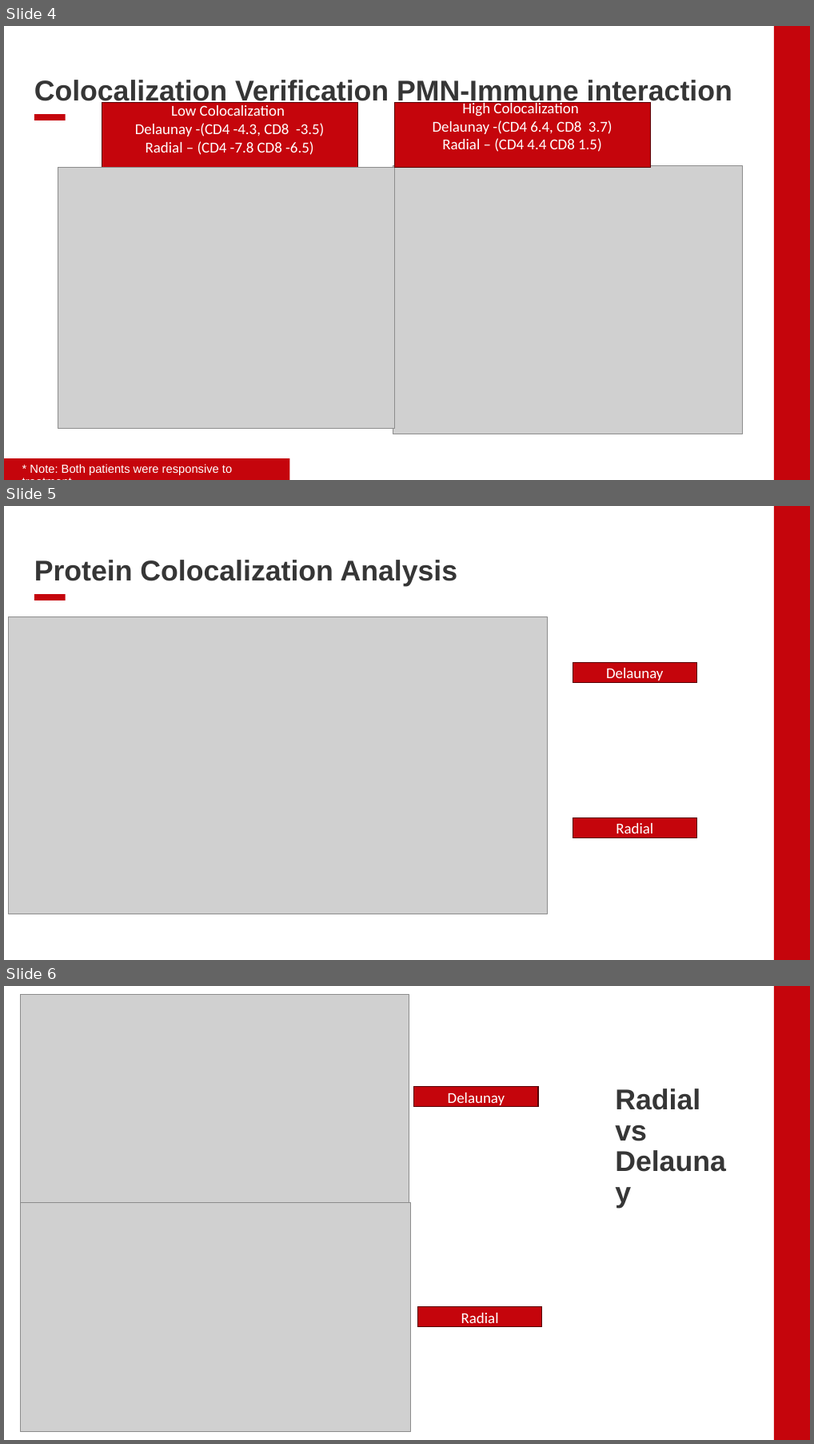
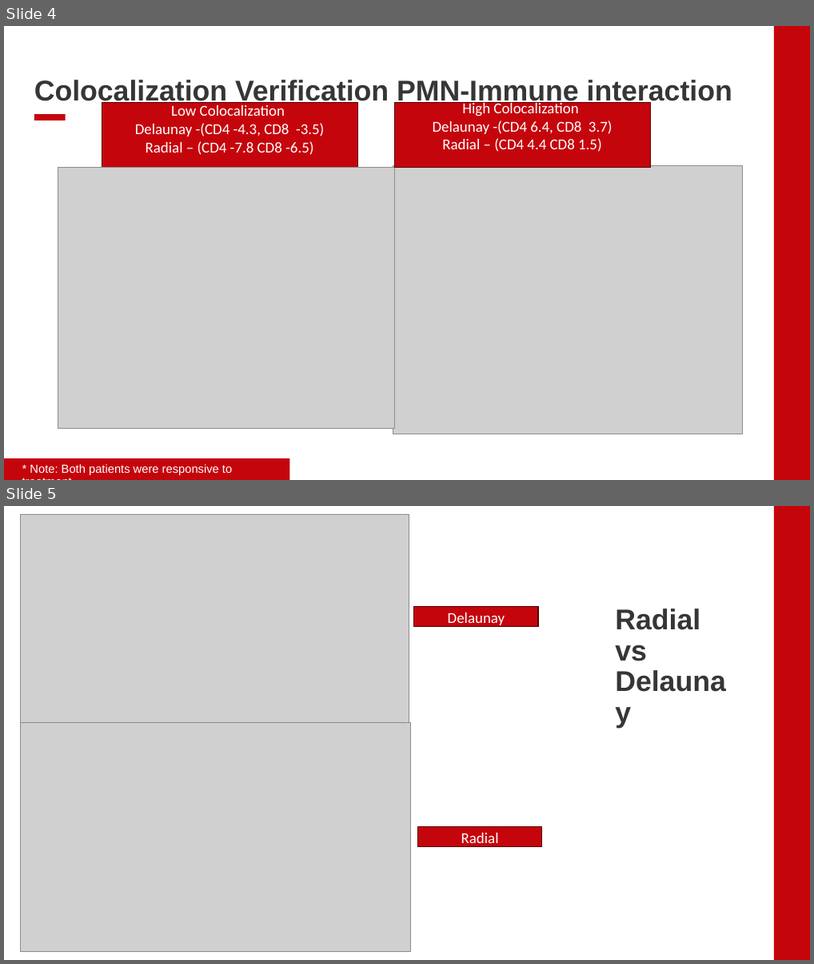
Before and after one commit to EDJohns/2025-Dinh-Lab-Research-Project, a slide deck: Shapiro 2025 Project/Weekly Updates/Week 4 Updates.pptx. Shown one above the other, each under a label of ours: slides 4, 5 and 6 before the commit, slides 4 and 5 after it. The pictures are 814x1444 and 814x964 pixels, drawn with LibreOffice and Linux fonts; fonts in the diff are those of the drawing; grey boxes stand for pictures; background and template pictures are left out. Boxes give left, top, right and bottom in pixels: in the first picture for what was removed or moved away, otherwise in the second. Text is boxed around its words. In the diff, an @@ line names an element or a change of style, - is before the commit and + after.

```diff
--- a/Shapiro 2025 Project/Weekly Updates/Week 4 Updates.pptx
+++ b/Shapiro 2025 Project/Weekly Updates/Week 4 Updates.pptx
@@ slide 5 removed at [4,506,810,960], background #FFFFFF; not listed: 2 template elements that a slide beside it also shows @@
@@ title removed at [34,560,458,586] @@
-Protein Colocalization Analysis
@@ picture removed at [8,617,548,914] @@
@@ rectangle removed at [574,662,698,682] @@
-Delaunay
@@ rectangle removed at [574,818,698,838] @@
-Radial
@@ what was slide 6 is now slide 5 @@
```
Also in this commit, not shown: 3 slides changed, 4 slides added, 2 other slides removed.
